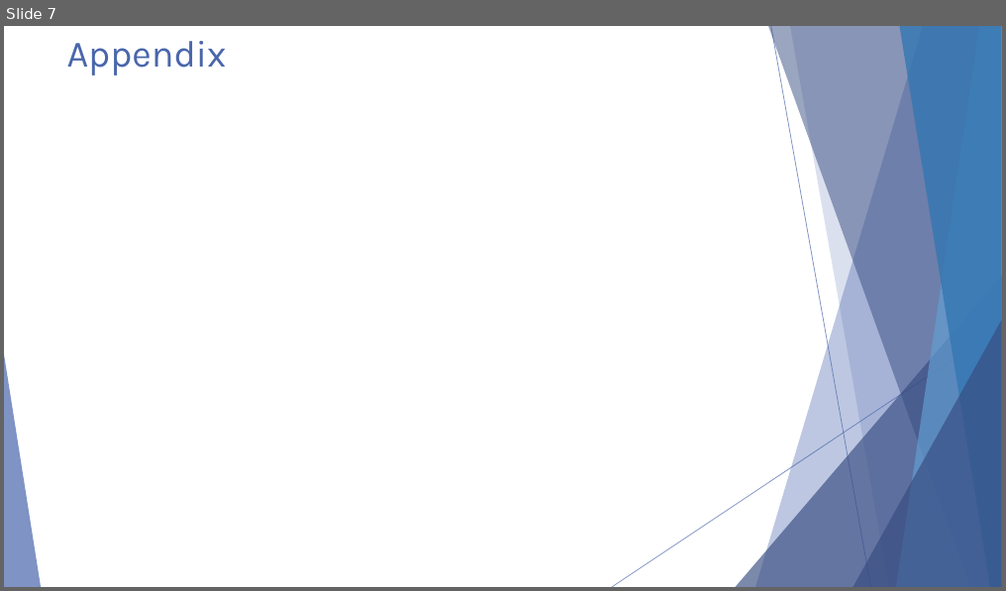
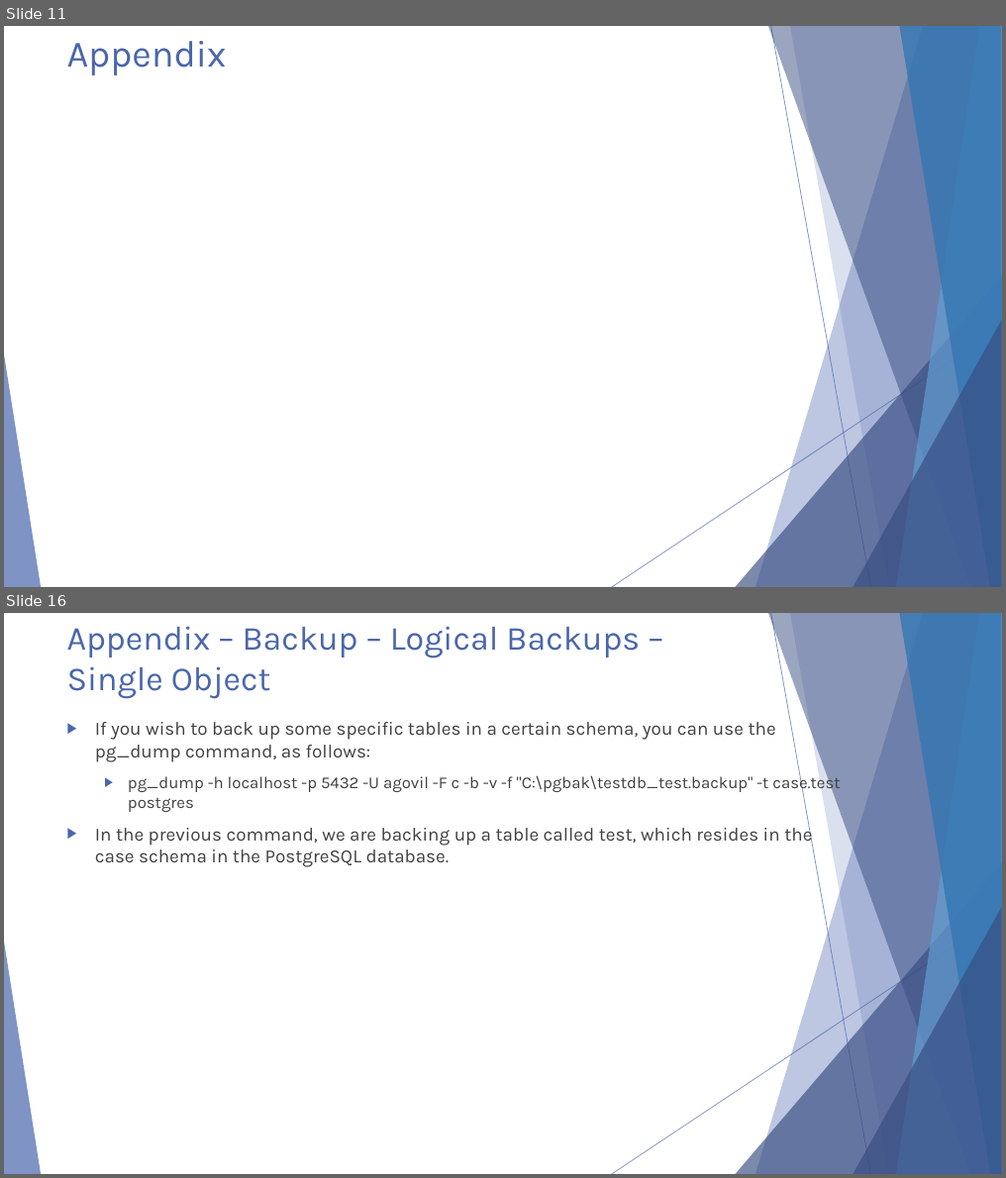
Before and after one commit to michaelrishiforrester/IntrotoPostgres2016, a slide deck: Presentations/Postgresql Presentation Day 2.pptx. Shown one above the other, each under a label of ours: slide 7 before the commit, slides 11 and 16 after it; the slides between them are not shown. The pictures are 1006x591 and 1006x1178 pixels, drawn with LibreOffice and Linux fonts; fonts in the diff are those of the drawing. Boxes give left, top, right and bottom in pixels: in the first picture for what was removed or moved away, otherwise in the second. Text is boxed around its words. In the diff, an @@ line names an element or a change of style, - is before the commit and + after.

```diff
--- a/Presentations/Postgresql Presentation Day 2.pptx
+++ b/Presentations/Postgresql Presentation Day 2.pptx
@@ slide 16 added at [4,613,1002,1174], background #FFFFFF; not listed: 10 template elements that a slide beside it also shows @@
@@ title added at [67,626,640,699], 32.4 pt, text #4A66AC @@
+Appendix – Backup – Logical Backups – Single Object
@@ text added at [95,722,840,867], 18 pt, text #404040 @@
+▶ If you wish to back up some specific tables in a certain schema, you can use the pg_dump command, as follows:
+  ▶ pg_dump -h localhost -p 5432 -U agovil -F c -b -v -f "C:\pgbak\testdb_test.backup" -t case.test postgres
+▶ In the previous command, we are backing up a table called test, which resides in the case schema in the PostgreSQL database.
@@ what was slide 7 is now slide 11 @@
```
Also in this commit, not shown: 9 other slides added, 1 slide removed.
